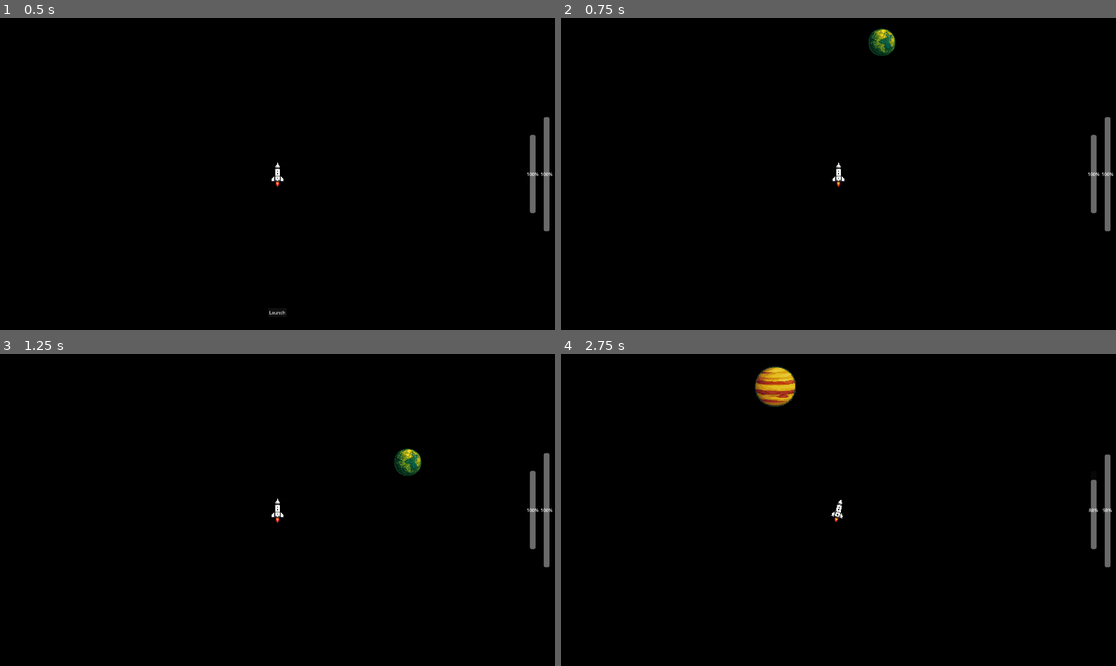
Above: before the commit, frames 1-4 (two rows, left to right).
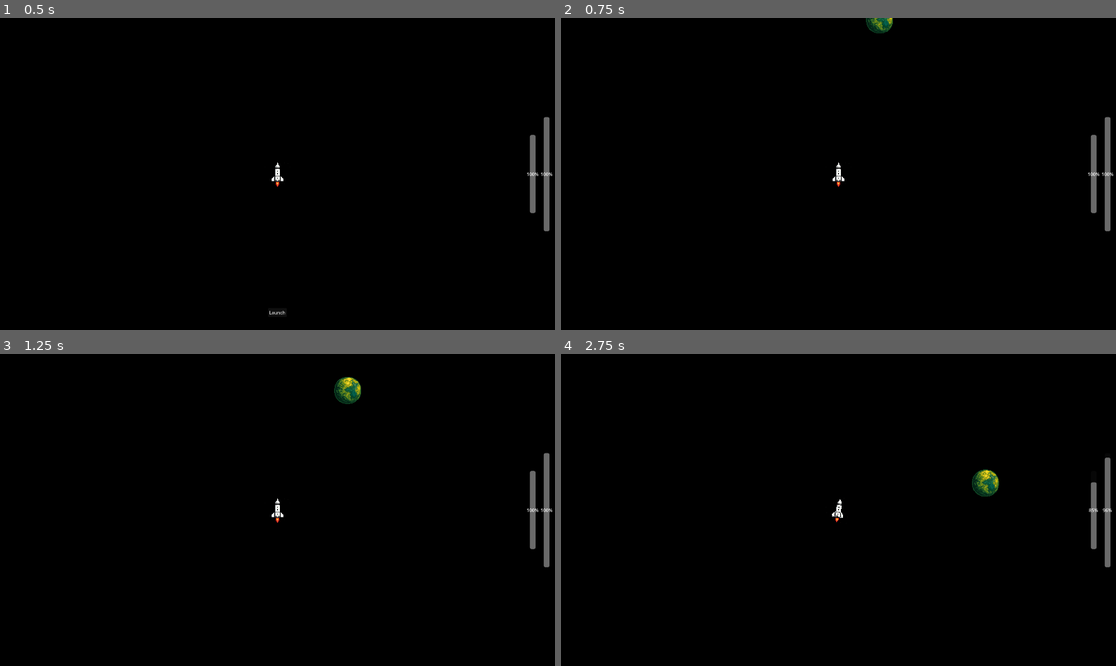
Above: after the commit, the same moments.

Repository: mythfrost/SpaceTaxi
Game: Godot game, scene res://Scenes/Main.tscn
Two runs of this game, one before a commit and one after it. Both use one fixed random seed, a clock stepped at 60 frames per second and the inputs below.
Inputs:
- Up to frame 1 (0.5 s): no input
- Up to frame 2 (0.75 s): click "Launch" at 0.5 s
- Up to frame 3 (1.25 s): no input
- Up to frame 4 (2.75 s): tap Enter (ui_accept) at 1.25, 1.52, 2.27 s; hold D (turn_right) 1.28-2.03 s; hold F (toggle_zoom) 1.28-2.03 s; hold A (turn_left) from 2.03 s (still down); tap F (toggle_zoom) at 2.1 s

Frame 1 is identical in both runs. In frame 2, 0.5% of the frame differs, in the area x 54-61%, y 0-13%; in frame 3, 0.7%; in frame 4, 1.2%, in the area x 34-99%, y 4-54%.

Commit message:
Speed Maintained
Speed is maintained through orbit based on how good your approach angle is

Diff:
--- a/Scenes/Main.tscn
+++ b/Scenes/Main.tscn
@@ -77,6 +77,15 @@
 [node name="smallPlanet3" parent="." instance=ExtResource("3_pbw6q")]
 position = Vector2(4159, 2305)
 
+[node name="smallPlanet4" parent="." instance=ExtResource("3_pbw6q")]
+position = Vector2(1251, 3687)
+
+[node name="smallPlanet5" parent="." instance=ExtResource("3_pbw6q")]
+position = Vector2(-4527, -2791)
+
+[node name="smallPlanet6" parent="." instance=ExtResource("3_pbw6q")]
+position = Vector2(6971, -2359)
+
 [node name="mediumPlanet" parent="." instance=ExtResource("5_pbw6q")]
 position = Vector2(-44, -1520)
 
@@ -88,6 +97,15 @@
 
 [node name="mediumPlanet4" parent="." instance=ExtResource("5_pbw6q")]
 position = Vector2(3847, -1864)
+
+[node name="mediumPlanet5" parent="." instance=ExtResource("5_pbw6q")]
+position = Vector2(-1240, 3856)
+
+[node name="mediumPlanet6" parent="." instance=ExtResource("5_pbw6q")]
+position = Vector2(5306, 334)
+
+[node name="mediumPlanet7" parent="." instance=ExtResource("5_pbw6q")]
+position = Vector2(-3543, -482)
 
 [node name="largePlanet" parent="." instance=ExtResource("6_v1gob")]
 position = Vector2(2069, -1855)
@@ -101,6 +119,18 @@
 [node name="largePlanet4" parent="." instance=ExtResource("6_v1gob")]
 position = Vector2(-1887, -1986)
 
+[node name="largePlanet5" parent="." instance=ExtResource("6_v1gob")]
+position = Vector2(2883, -3512)
+
+[node name="largePlanet6" parent="." instance=ExtResource("6_v1gob")]
+position = Vector2(-1206, -4059)
+
+[node name="largePlanet7" parent="." instance=ExtResource("6_v1gob")]
+position = Vector2(-4565, 1795)
+
+[node name="largePlanet8" parent="." instance=ExtResource("6_v1gob")]
+position = Vector2(3679, 4665)
+
 [node name="Sun" parent="." instance=ExtResource("7_jw32o")]
 position = Vector2(1000, 83)
 
--- a/Scripts/spaceship.gd
+++ b/Scripts/spaceship.gd
@@ -10,16 +10,16 @@
 
 @export var max_fuel := 100.0
 var current_fuel := max_fuel
-@export var thrust_power := 1500.0
-@export var fuel_burn_rate := 6.0
+@export var thrust_power := 1000.0
+@export var fuel_burn_rate := 20.0
 
 @export var max_turn_fuel       := 100.0
-@export var turn_fuel_burn_rate := 8.0
-@export var turn_speed          := 4.5
+@export var turn_fuel_burn_rate := 10.0
+@export var turn_speed          := 3.0
 var turn_fuel := max_turn_fuel
 
 @export var zoom_normal := Vector2(.8, .8)
-@export var zoomed_in   := Vector2(0.35, 0.35)
+@export var zoomed_in   := Vector2(0.35, .35)
 var is_zoomed := false
 
 @onready var cam: Camera2D = $Camera2D
@@ -34,11 +34,14 @@
 func _physics_process(delta: float) -> void:
 	if is_launched:
 		if turn_fuel > 0:
+			var did_turn := false
 			if Input.is_action_pressed("turn_left"):
 				rotation -= turn_speed * delta
-				turn_fuel = max(turn_fuel - turn_fuel_burn_rate * delta, 0)
+				did_turn = true
 			elif Input.is_action_pressed("turn_right"):
 				rotation += turn_speed * delta
+				did_turn = true
+			if did_turn:
 				turn_fuel = max(turn_fuel - turn_fuel_burn_rate * delta, 0)
 		if Input.is_action_pressed("ui_accept") and current_fuel > 0:
 			current_fuel = max(current_fuel - fuel_burn_rate * delta, 0)
@@ -55,16 +58,14 @@
 			return
 
 func start_orbit(center: Vector2, radius: float, speed: float) -> void:
-	is_orbiting   = true
-	orbit_center  = center
-	_orbit_radius = radius
-
-	var radial = global_position - center
-	var cross_z = radial.x * velocity.y - radial.y * velocity.x
-	var dir_sign = 1 if cross_z >= 0 else -1
-	_orbit_speed = speed * dir_sign
-	_orbit_angle = radial.angle()
-
+	is_orbiting    = true
+	orbit_center   = center
+	_orbit_radius  = radius
+	var radial     = global_position - center
+	var tangent_dir = Vector2(-radial.y, radial.x).normalized()
+	var tang_speed = velocity.dot(tangent_dir)
+	_orbit_speed   = 1.2 * tang_speed / radius
+	_orbit_angle   = radial.angle()
 
 func stop_orbit() -> void:
 	is_orbiting = false
